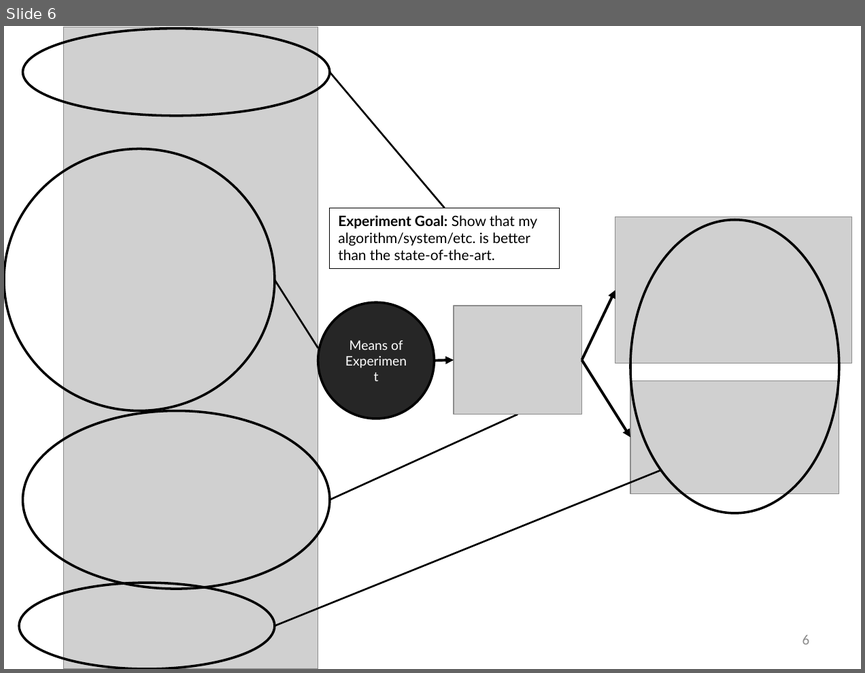
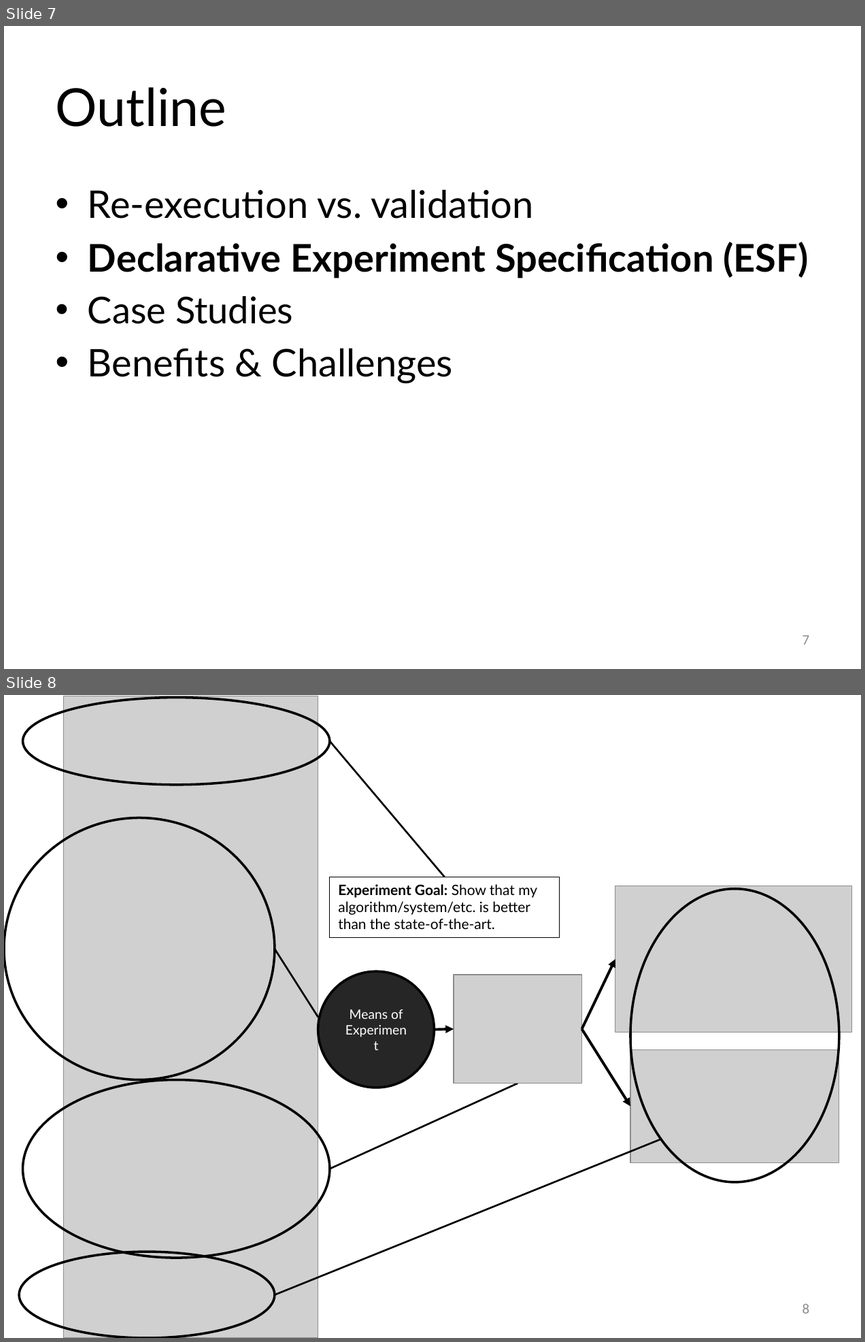
Before and after one commit to ivotron/pdsw15, a slide deck: slides.pptx. Shown one above the other, each under a label of ours: slide 6 before the commit, slides 7 and 8 after it. The pictures are 865x673 and 865x1342 pixels, drawn with LibreOffice and Linux fonts; fonts in the diff are those of the drawing; grey boxes stand for pictures. Boxes give left, top, right and bottom in pixels: in the first picture for what was removed or moved away, otherwise in the second. Text is boxed around its words. In the diff, an @@ line names an element or a change of style, - is before the commit and + after.

```diff
--- a/slides.pptx
+++ b/slides.pptx
@@ slide 7 added at <box>4,26,861,669</box>, background #FFFFFF @@
@@ title added at <box>56,87,227,127</box>, 44 pt, text #000000 @@
+Outline
@@ text added at <box>88,189,808,383</box>, 32 pt, text #000000 @@
+• Re-execution vs. validation
+• Declarative Experiment Specification (ESF)
+• Case Studies
+• Benefits & Challenges
@@ page number added at <box>802,635,810,644</box>, 12 pt, text #8C8C8C @@
+7
@@ what was slide 6 is now slide 8 @@
@@ page number at <box>802,1304,810,1313</box>: text changed @@
-6
+8
```
Also in this commit, not shown: 7 slides changed, 7 other slides added, 3 slides removed.
